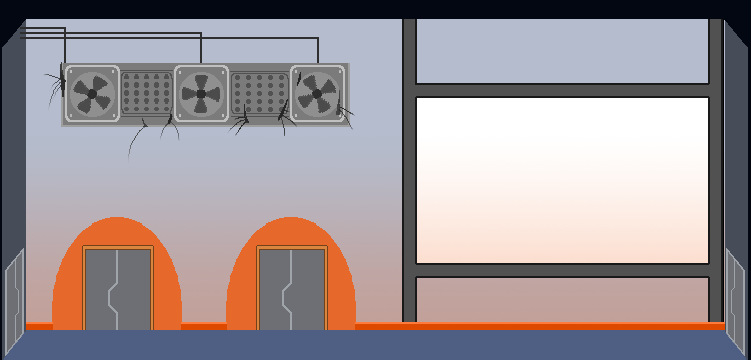
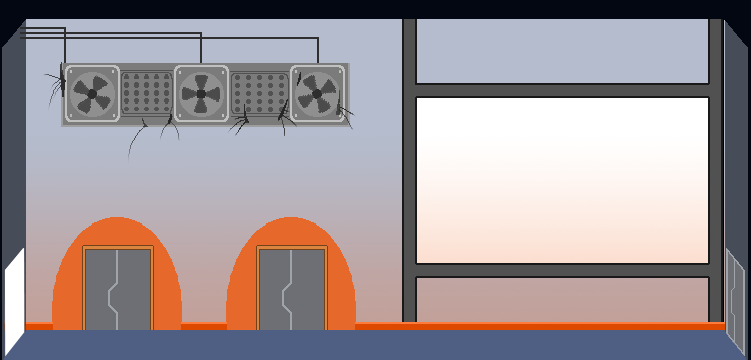
Layered file, before and after one edit (w=751, h=360). Changes by layer:
added layer "Pont (fusionné)" above "Pont" over <box>4,248,25,357</box>
hid group "Pont" (23 layers) over <box>4,248,25,357</box>
painted on "Porte" (1st of 2, in "Pont") over <box>4,248,25,357</box>
